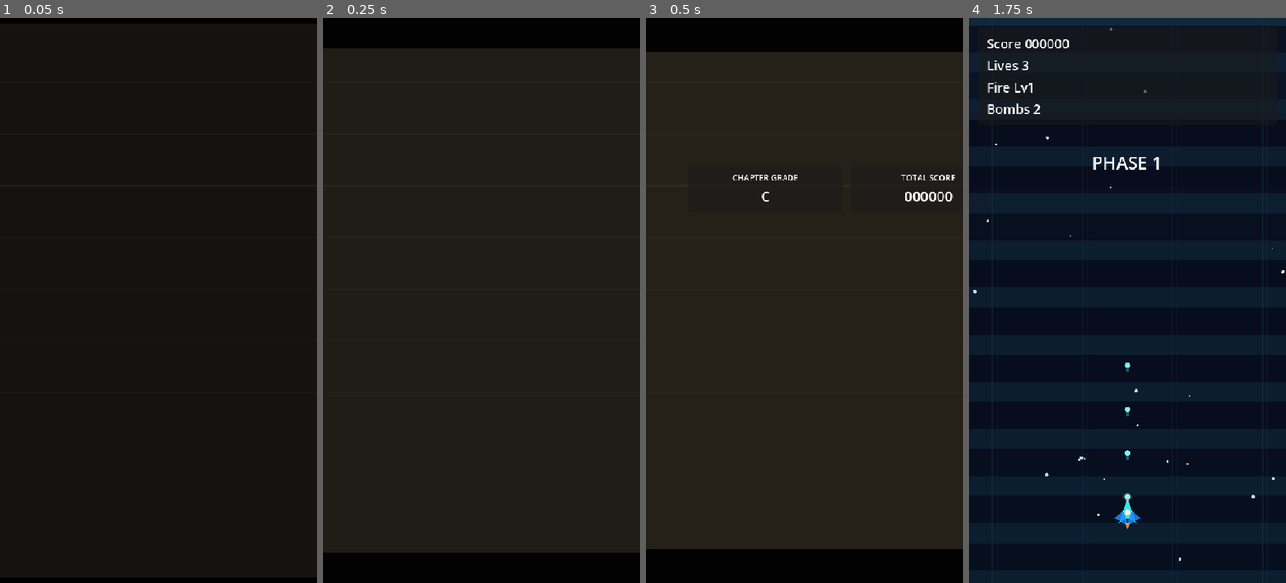
Above: before the commit, frames 1-4 (left to right).
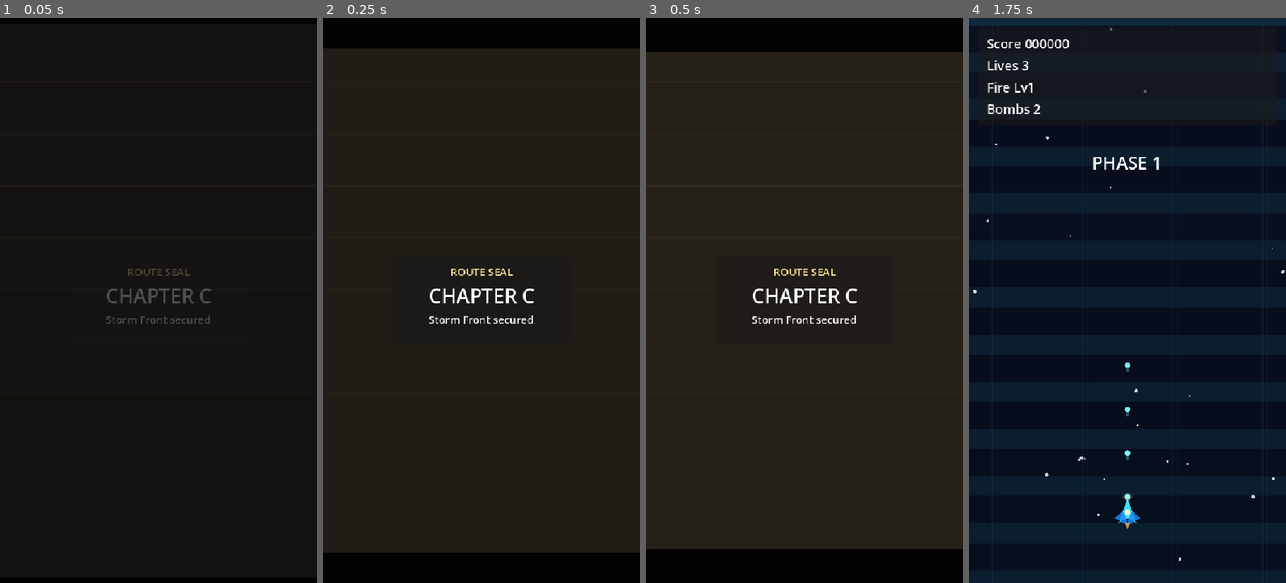
Above: after the commit, the same moments.

Repository: Drew-Z/raiden-prototype
Game: Godot game, scene res://scenes/ui/ChapterEnding.tscn
Same seed, same stepped clock (60 frames per second), same inputs: the game is played once before the commit and once after it. This scene is started directly instead of the project's main scene.
Inputs (mouse positions are in pixels of both pictures, inside the frame that each line leads up to):
- Up to frame 1 (0.05 s): no input
- Up to frame 2 (0.25 s): no input
- Up to frame 3 (0.5 s): no input
- Up to frame 4 (1.75 s): tap Enter (ui_accept) at 0.5, 0.77 s; move the mouse to (1197, 272) at 0.52 s; hold Right (move_right) 0.53-1.25 s; tap Space (bomb) at 0.6 s; click (1197, 272) at 0.67 s; click "Start Game" at 1.25 s

The runs differ from the first frame. In frame 1, 0.5% of the frame differs, in the area x 33-67%, y 44-55%; in frame 2, 0.7%; in frame 3, 1.1%, in the area x 27-98%, y 27-55%; in frame 4, nothing differs.

Commit message:
docs: add vertical slice review

Diff:
--- a/scripts/ui/chapter_ending.gd
+++ b/scripts/ui/chapter_ending.gd
@@ -4,6 +4,8 @@
 var top_bar: ColorRect
 var bottom_bar: ColorRect
 var pulse_glow: ColorRect
+var seal_panel: PanelContainer
+var seal_label: Label
 
 
 func _ready() -> void:
@@ -69,6 +71,45 @@
 	root.add_theme_constant_override("separation", 18)
 	frame.add_child(root)
 
+	seal_panel = PanelContainer.new()
+	seal_panel.set_anchors_preset(Control.PRESET_CENTER)
+	seal_panel.offset_left = -150.0
+	seal_panel.offset_top = -74.0
+	seal_panel.offset_right = 150.0
+	seal_panel.offset_bottom = 74.0
+	seal_panel.modulate.a = 0.0
+	add_child(seal_panel)
+
+	var seal_margin := MarginContainer.new()
+	seal_margin.add_theme_constant_override("margin_left", 16)
+	seal_margin.add_theme_constant_override("margin_top", 12)
+	seal_margin.add_theme_constant_override("margin_right", 16)
+	seal_margin.add_theme_constant_override("margin_bottom", 12)
+	seal_panel.add_child(seal_margin)
+
+	var seal_column := VBoxContainer.new()
+	seal_column.add_theme_constant_override("separation", 4)
+	seal_margin.add_child(seal_column)
+
+	var seal_title := Label.new()
+	seal_title.text = "ROUTE SEAL"
+	seal_title.horizontal_alignment = HORIZONTAL_ALIGNMENT_CENTER
+	seal_title.add_theme_font_size_override("font_size", 18)
+	seal_title.add_theme_color_override("font_color", Color(1.0, 0.9, 0.58))
+	seal_column.add_child(seal_title)
+
+	seal_label = Label.new()
+	seal_label.text = "CHAPTER %s" % RunState.get_chapter_grade()
+	seal_label.horizontal_alignment = HORIZONTAL_ALIGNMENT_CENTER
+	seal_label.add_theme_font_size_override("font_size", 34)
+	seal_column.add_child(seal_label)
+
+	var seal_summary := Label.new()
+	seal_summary.text = "Storm Front secured"
+	seal_summary.horizontal_alignment = HORIZONTAL_ALIGNMENT_CENTER
+	seal_summary.add_theme_font_size_override("font_size", 18)
+	seal_column.add_child(seal_summary)
+
 	var hero := VBoxContainer.new()
 	hero.add_theme_constant_override("separation", 6)
 	root.add_child(hero)
@@ -215,6 +256,7 @@
 		top_bar.offset_bottom = 58.0
 		bottom_bar.offset_top = -58.0
 		pulse_glow.color.a = 0.14
+		seal_panel.modulate.a = 1.0
 		return
 
 	var bar_tween := create_tween()
@@ -224,6 +266,11 @@
 	var pulse_tween := create_tween().set_loops()
 	pulse_tween.tween_property(pulse_glow, "color:a", 0.16, 0.42)
 	pulse_tween.tween_property(pulse_glow, "color:a", 0.05, 0.55)
+
+	var seal_tween := create_tween()
+	seal_tween.tween_property(seal_panel, "modulate:a", 1.0, 0.2)
+	seal_tween.tween_interval(0.34)
+	seal_tween.tween_property(seal_panel, "modulate:a", 0.0, 0.22)
 
 
 func _play_reveal_sequence() -> void:
@@ -235,7 +282,7 @@
 	for index in range(reveal_nodes.size()):
 		var target := reveal_nodes[index]
 		var delay := 0.12 * float(index)
-		get_tree().create_timer(0.14 + delay).timeout.connect(func() -> void:
+		get_tree().create_timer(0.56 + delay).timeout.connect(func() -> void:
 			if not is_instance_valid(target):
 				return
 			var tween := create_tween()
--- a/scripts/ui/main_menu_stage2.gd
+++ b/scripts/ui/main_menu_stage2.gd
@@ -39,13 +39,13 @@
 	column.add_child(title)
 
 	var tag := Label.new()
-	tag.text = "PHASE 2 SHOWCASE BUILD"
+	tag.text = "DUAL-STAGE VERTICAL SLICE CANDIDATE"
 	tag.horizontal_alignment = HORIZONTAL_ALIGNMENT_CENTER
 	tag.add_theme_font_size_override("font_size", 24)
 	column.add_child(tag)
 
 	var summary := Label.new()
-	summary.text = "Stage 01 is the polished opener.\nStage 02 now supports direct chapter carry-over and a heavier storm boss route."
+	summary.text = "Stage 01 is the polished opener.\nStage 02 now carries storm hazards through the boss route and chapter ending flow."
 	summary.horizontal_alignment = HORIZONTAL_ALIGNMENT_CENTER
 	summary.add_theme_font_size_override("font_size", 22)
 	column.add_child(summary)
@@ -70,10 +70,16 @@
 		stage_button_row.add_child(button)
 
 	var features := Label.new()
-	features.text = "Current builds:\n- Stage 01: showcase opener with cleaner pacing and chapter handoff\n- Stage 02: denser side pressure, screen-fire routing and a storm-pattern boss\n- Chapter Run: carries lives, bombs and fire growth into Stage 02"
+	features.text = "Current build status:\n- Stage 01: showcase opener with clean growth and chapter handoff\n- Stage 02: enemy, environment and boss hazards now sync into one storm route\n- Chapter Run: includes Briefing, Ending and Debrief as a full two-stage presentation chain"
 	features.horizontal_alignment = HORIZONTAL_ALIGNMENT_LEFT
 	features.add_theme_font_size_override("font_size", 18)
 	column.add_child(features)
+
+	var assessment := Label.new()
+	assessment.text = "Assessment:\n- This build now behaves like a dual-stage vertical-slice candidate\n- Best next step is either slice polish and final packaging, or a deliberate expansion into a fuller chapter pipeline"
+	assessment.horizontal_alignment = HORIZONTAL_ALIGNMENT_LEFT
+	assessment.add_theme_font_size_override("font_size", 17)
+	column.add_child(assessment)
 
 	if RunState.current_run.duration_sec > 0.0:
 		var last_sortie := Label.new()
Not shown, changed: README.md
Not shown, changed: docs/development.md
Not shown, changed: docs/progress.md
Not shown, added: docs/vertical-slice-review.md
